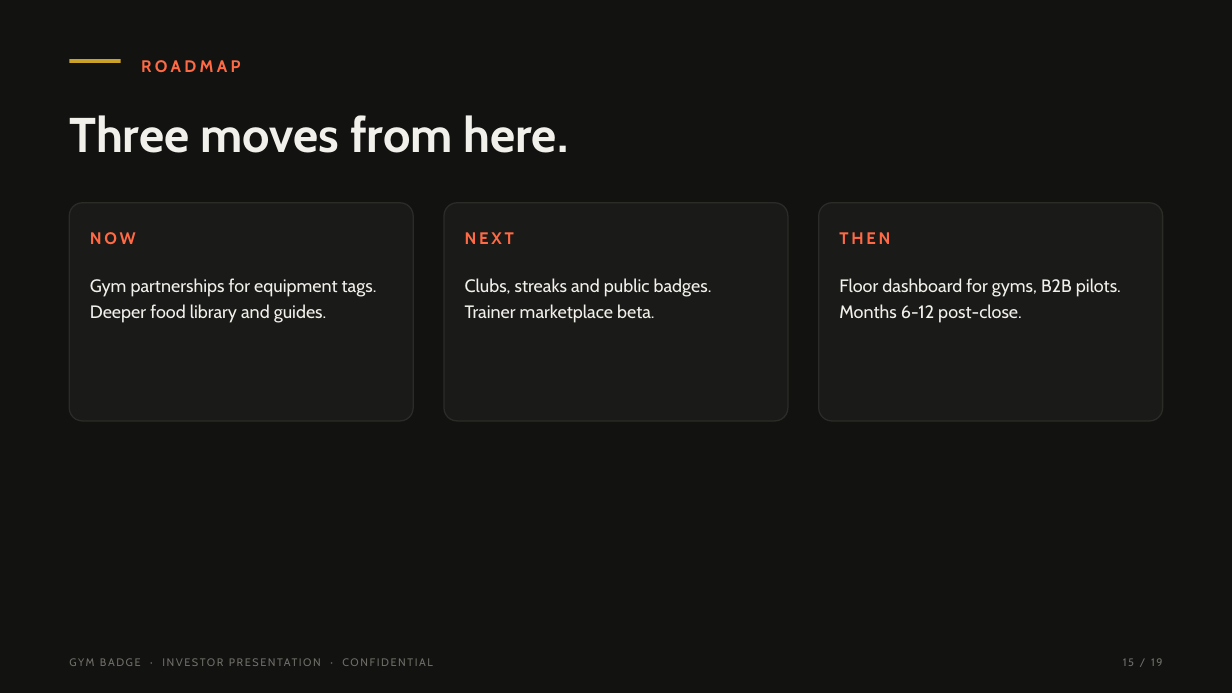
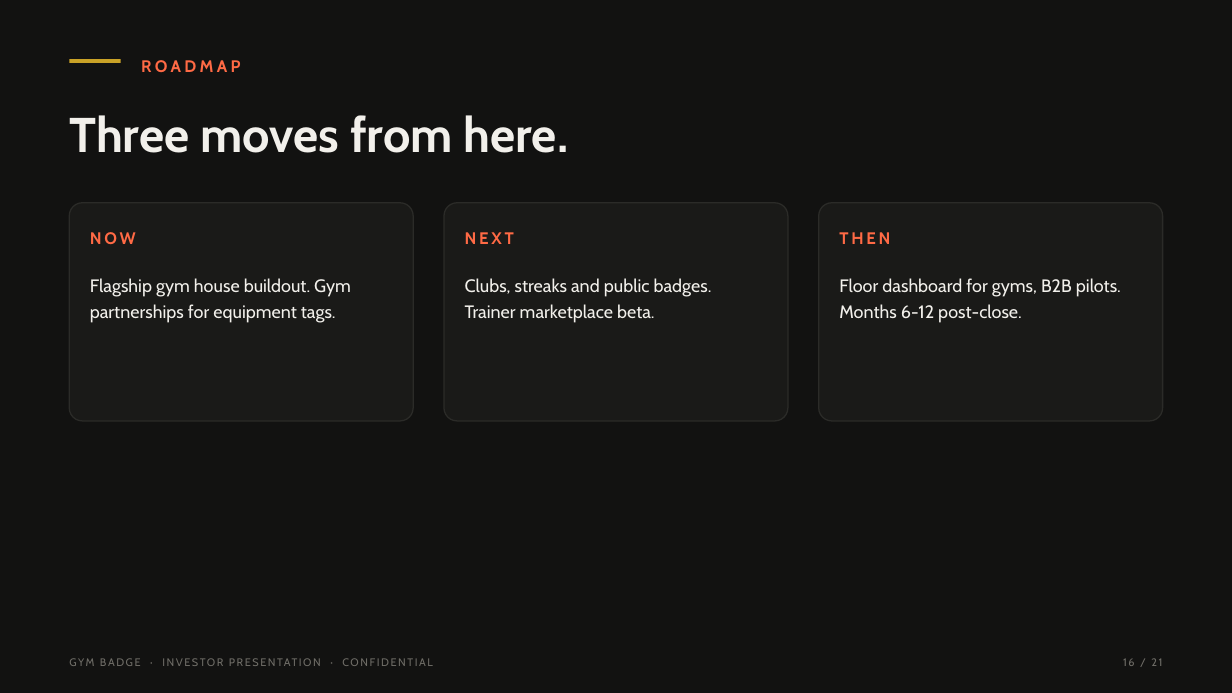
Before and after one commit to tearsmith10/Gym-badge, a slide deck: slide 16 of pitch/gymbadge-investor-deck.pptx (slide 15 before the commit). Drawn at 1232x693 pixels with LibreOffice and Linux fonts; fonts in the diff are those of the drawing. Boxes give left, top, right and bottom in pixels: in the first picture for what was removed or moved away, otherwise in the second. Text is boxed around its words. In the diff, an @@ line names an element or a change of style, - is before the commit and + after.

```diff
--- a/pitch/gymbadge-investor-deck.pptx
+++ b/pitch/gymbadge-investor-deck.pptx
@@ text added at (90,278,351,297), 14 pt, text #F2F0EB @@
+Flagship gym house buildout. Gym
@@ text at (90,304,336,323): text changed @@
-Gym partnerships for equipment tags.
+partnerships for equipment tags.
@@ text removed at (90,304,327,323) @@
-Deeper food library and guides.
@@ text at (1123,658,1162,666): text changed @@
-15 / 19
+16 / 21
```
Also in this commit, not shown: 17 other slides changed, 2 slides added, 3 other files.
